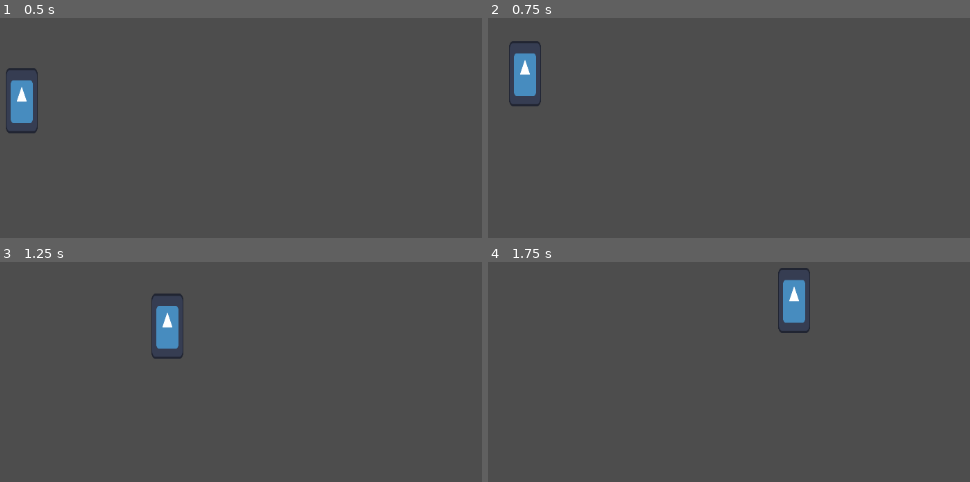
Above: before the commit, frames 1-4 (two rows, left to right).
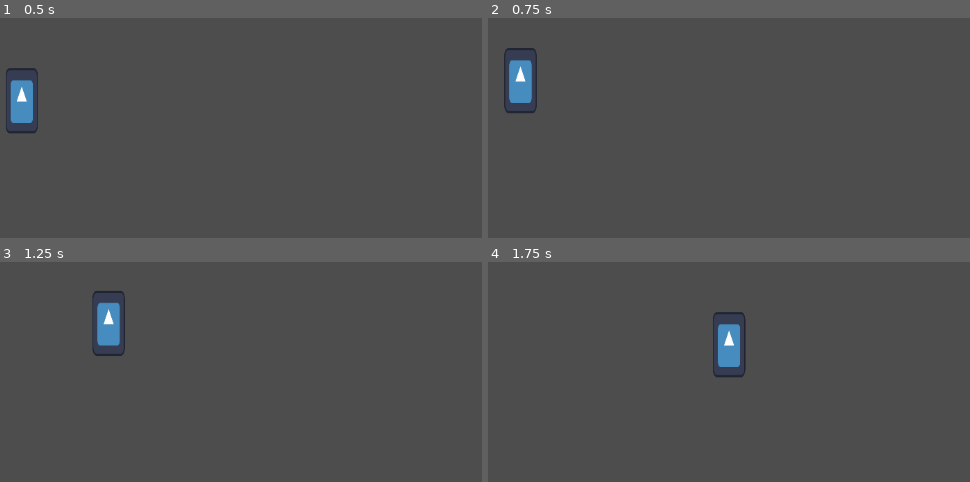
Above: after the commit, the same moments.

Repository: GabrielAF-Faca/brackeys26.1
Game: Godot game, scene res://Scenes/main.tscn
Same seed, same stepped clock (60 frames per second), same inputs: the game is played once before the commit and once after it. The engine's default icon, where the game draws it, is replaced by a stand-in: a white triangle on a blue panel in a dark square.
Inputs:
- Up to frame 1 (0.5 s): no input
- Up to frame 2 (0.75 s): tap Enter at 0.5 s; hold D (move_right) from 0.53 s (still down); tap Space (jump) at 0.6 s
- Up to frame 3 (1.25 s): keep holding D (move_right); tap Space (jump) at 0.77, 1.07 s
- Up to frame 4 (1.75 s): keep holding D (move_right); tap Space (jump) at 1.35, 1.52 s

Frame 1 is identical in both runs. In frame 2, 1.3% of the frame differs, in the area x 3-11%, y 10-44%; in frame 3, 2.4%, in the area x 19-38%, y 13-45%; in frame 4, 2.4%.

Commit message:
Altura de pulo variavel

Diff:
--- /dev/null
+++ b/Components/advanced_jump_component.gd
@@ -0,0 +1,24 @@
+extends Node
+class_name AdvancedJumpComponent
+
+@export_subgroup("Settings")
+@export var jump_velocity: float = -350.0
+@export var drag: float = 10.0
+
+var is_going_up: bool = false
+
+func handle_jump(body: CharacterBody2D, want_to_jump: bool, jump_realeased: bool) -> void:
+	if want_to_jump and body.is_on_floor():
+		jump(body)
+
+	handle_variable_jump_height(body, jump_realeased)
+
+	is_going_up = body.velocity.y < 0 and not body.is_on_floor()
+
+func handle_variable_jump_height(body: CharacterBody2D, jump_released: bool) -> void:
+	if jump_released and is_going_up:
+		body.velocity.y = move_toward(body.velocity.y, 0, drag)
+
+
+func jump(body: CharacterBody2D) -> void:
+	body.velocity.y = jump_velocity
--- /dev/null
+++ b/Components/advanced_jump_component.tscn
@@ -0,0 +1,6 @@
+[gd_scene format=3 uid="uid://bkn871g6an27q"]
+
+[ext_resource type="Script" uid="uid://dg11e8hwuv274" path="res://Components/advanced_jump_component.gd" id="1_irmg8"]
+
+[node name="AdvancedJumpComponent" type="Node" unique_id=721074383]
+script = ExtResource("1_irmg8")
--- a/Components/input_component.gd
+++ b/Components/input_component.gd
@@ -17,3 +17,6 @@
 
 func get_jump_input() -> bool:
 	return Input.is_action_just_pressed("jump")
+
+func get_jump_input_released() -> bool:
+	return Input.is_action_just_released("jump")
--- a/Components/movement_component.gd
+++ b/Components/movement_component.gd
@@ -3,10 +3,16 @@
 
 @export_group("Settings")
 @export var speed: float = 100
-@export var accel_speed: float = 6.0
-@export var decel_speed: float = 8.0
+@export var ground_accel_speed: float = 6.0
+@export var ground_decel_speed: float = 8.0
+@export var air_accel_speed: float = 6.0
+@export var air_decel_speed: float = 8.0
 
 func handle_horizontal_movement(body: CharacterBody2D, direction: float):
+	var velocity_change_speed: float
+	if body.is_on_floor():
+		velocity_change_speed = ground_accel_speed if direction != 0.0 else ground_decel_speed
+	else:
+		velocity_change_speed = air_accel_speed if direction != 0.0 else air_decel_speed
 
-	var velocity_change_speed: float = accel_speed if direction != 0.0 else decel_speed
 	body.velocity.x = move_toward(body.velocity.x, direction * speed, velocity_change_speed)
--- a/Player/player.gd
+++ b/Player/player.gd
@@ -3,11 +3,13 @@
 @export var movement_component: MovementComponent
 @export var input_component: InputComponent
 @export var gravity_component: GravityComponent
-@export var jump_component: JumpComponent
+@export var jump_component: AdvancedJumpComponent
 
 func _physics_process(delta: float) -> void:
 	movement_component.handle_horizontal_movement(self, input_component.input_horizontal)
 	gravity_component.handle_gravity(self, delta)
-	jump_component.handle_jump(self, input_component.get_jump_input())
+	jump_component.handle_jump(self, input_component.get_jump_input(), input_component.get_jump_input_released())
+
+	print(is_on_floor())
 
 	move_and_slide()
--- a/Player/player.tscn
+++ b/Player/player.tscn
@@ -5,7 +5,7 @@
 [ext_resource type="PackedScene" uid="uid://d1pslsrim8jm0" path="res://Components/input_component.tscn" id="3_gwnis"]
 [ext_resource type="PackedScene" uid="uid://qs2jqxlqdq03" path="res://Components/movement_component.tscn" id="4_k53q1"]
 [ext_resource type="PackedScene" uid="uid://dchr7xlkscf3q" path="res://Components/gravity_component.tscn" id="5_k53q1"]
-[ext_resource type="PackedScene" uid="uid://cqhms04ymwrn0" path="res://Components/JumpComponent.tscn" id="6_fhl08"]
+[ext_resource type="PackedScene" uid="uid://bkn871g6an27q" path="res://Components/advanced_jump_component.tscn" id="6_fhl08"]
 
 [sub_resource type="CapsuleShape2D" id="CapsuleShape2D_4ntmi"]
 radius = 7.0
@@ -15,7 +15,7 @@
 movement_component = NodePath("MovementComponent")
 input_component = NodePath("InputComponent")
 gravity_component = NodePath("GravityComponent")
-jump_component = NodePath("JumpComponent")
+jump_component = NodePath("AdvancedJumpComponent")
 
 [node name="Sprite2D" type="Sprite2D" parent="." unique_id=932148242]
 scale = Vector2(0.109375, 0.21875)
@@ -28,9 +28,10 @@
 
 [node name="MovementComponent" parent="." unique_id=1600407143 instance=ExtResource("4_k53q1")]
 speed = 400.0
-accel_speed = 20.0
-decel_speed = 50.0
+ground_accel_speed = 20.0
+ground_decel_speed = 30.0
 
 [node name="GravityComponent" parent="." unique_id=2127410976 instance=ExtResource("5_k53q1")]
 
-[node name="JumpComponent" parent="." unique_id=2000384206 instance=ExtResource("6_fhl08")]
+[node name="AdvancedJumpComponent" parent="." unique_id=721074383 instance=ExtResource("6_fhl08")]
+drag = 150.0
Not shown, added: Components/advanced_jump_component.gd.uid
Renamed: Components/JumpComponent.tscn -> Components/jump_component.tscn
